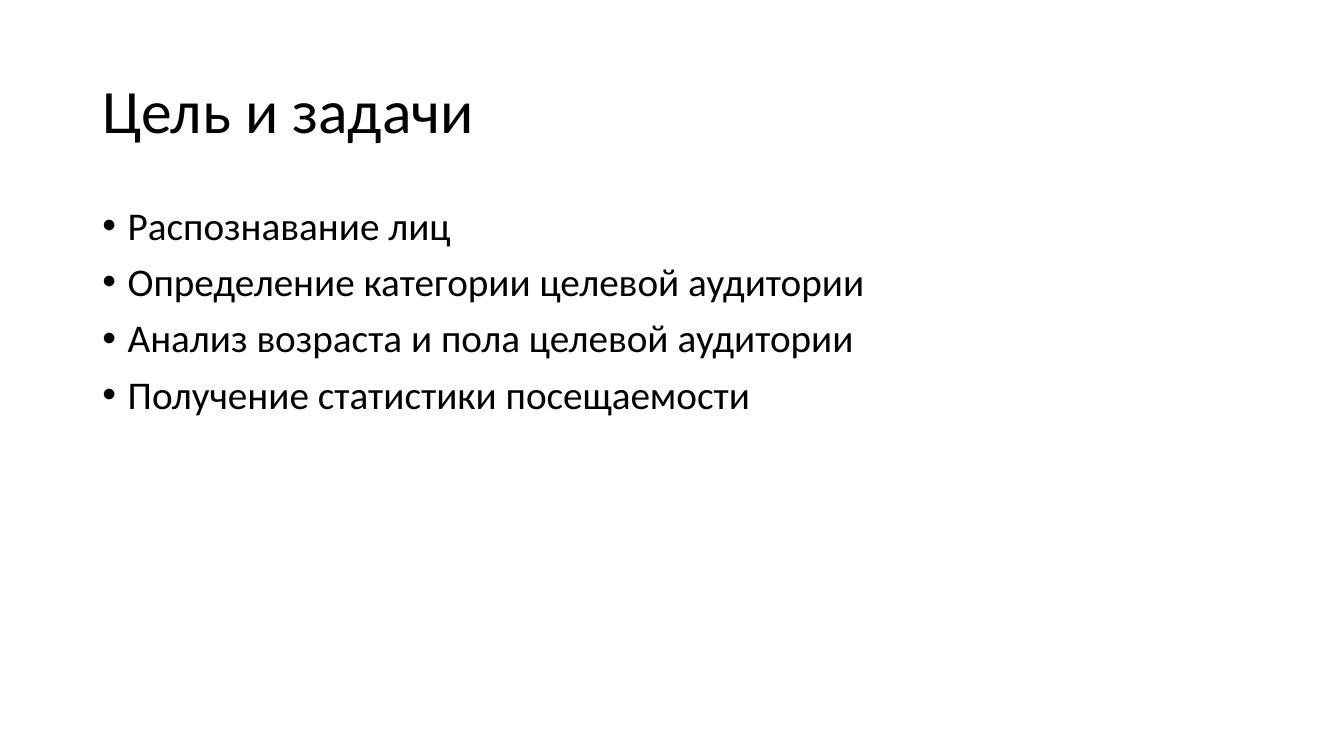
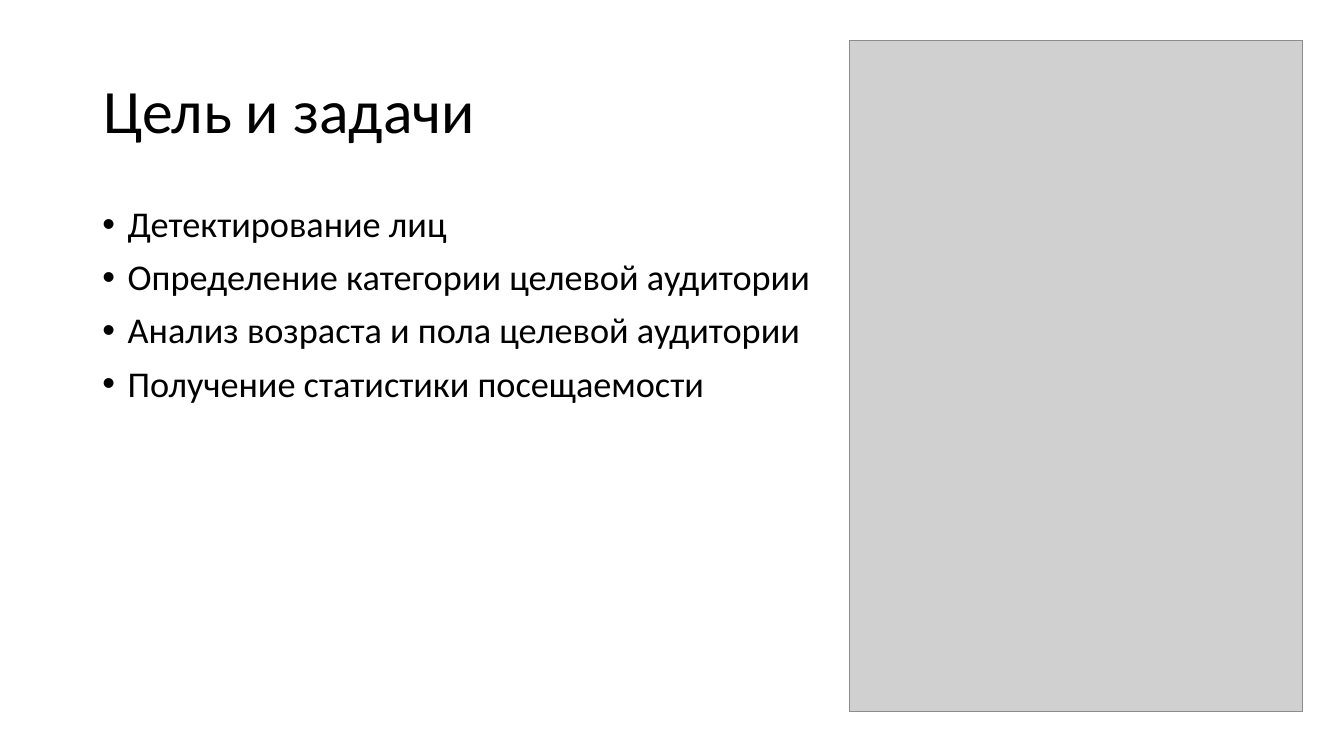
Before and after one commit to vadikko2/Hack_university, a slide deck: slide 4 of Hack_present.pptx. Drawn at 1344x756 pixels with LibreOffice and Linux fonts; fonts in the diff are those of the drawing; grey boxes stand for pictures. Boxes give left, top, right and bottom in pixels: in the first picture for what was removed or moved away, otherwise in the second. Text is boxed around its words. In the diff, an @@ line names an element or a change of style, - is before the commit and + after.

```diff
--- a/Hack_present.pptx
+++ b/Hack_present.pptx
@@ picture added at [849, 40, 1303, 712] @@
@@ text at [128, 213, 447, 243]: text changed; size 28 to 25.9 pt @@
-• Распознавание лиц
+• Детектирование лиц
@@ text at [128, 265, 810, 403]: size 28 to 25.9 pt in "Определение категории целевой аудитории", "Анализ возраста и пола целевой аудитории", "Получение статистики посещаемости" @@
```
Also in this commit, not shown: 4 other slides changed, 1 slide added, 3 slides removed, 2 other files.
